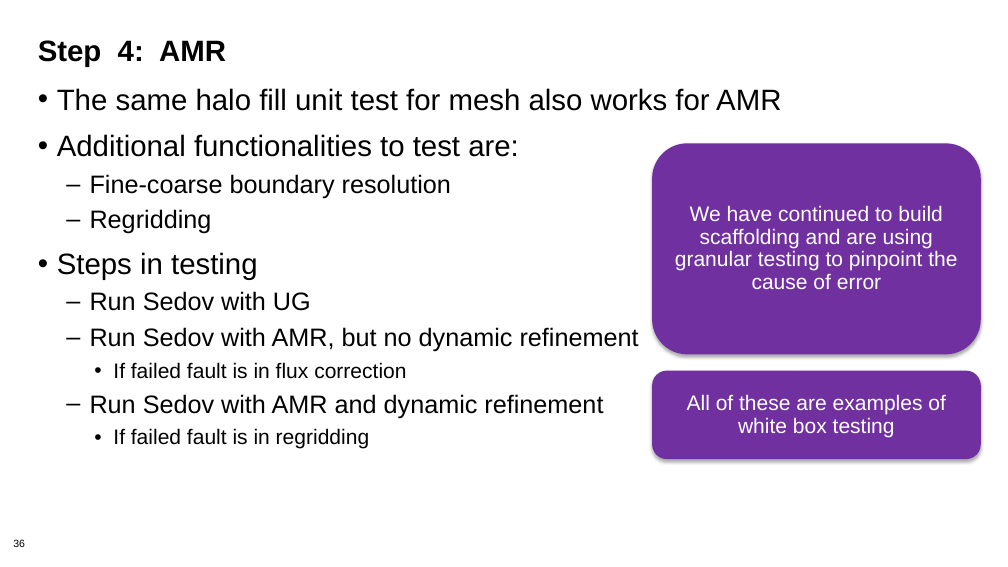
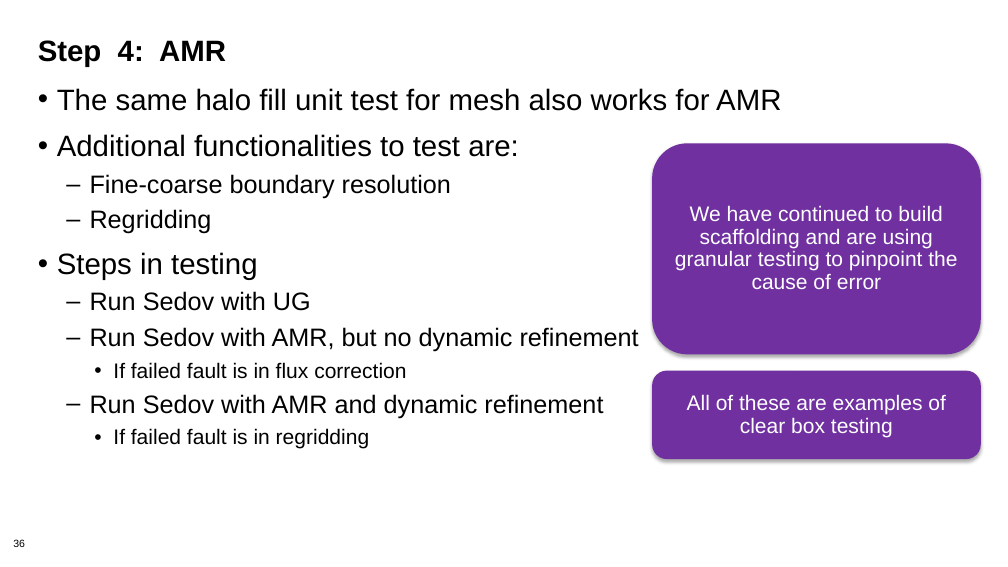
Before and after one commit to bssw-tutorial/presentations, a slide deck: slide 36 of testing.pptx. Drawn at 1008x567 pixels with LibreOffice and Linux fonts; fonts in the diff are those of the drawing. Boxes give left, top, right and bottom in pixels: in the first picture for what was removed or moved away, otherwise in the second. Text is boxed around its words. In the diff, an @@ line names an element or a change of style, - is before the commit and + after.

```diff
--- a/testing.pptx
+++ b/testing.pptx
@@ text in rounded rectangle at <box>687,394,946,437</box>: text changed @@
-All of these are examples of white box testing
+All of these are examples of clear box testing
```
Also in this commit, not shown: 4 other slides changed, 1 slide removed, 2 other files.
